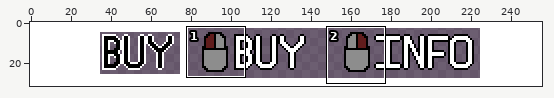
A pixel-art file gets an edit: serious-game-jam/Assets/WIP/UI/ShopClickUI.aseprite. The picture above shows the old version from afar; the outline marks the close-up.
Close-up. Before the edit:
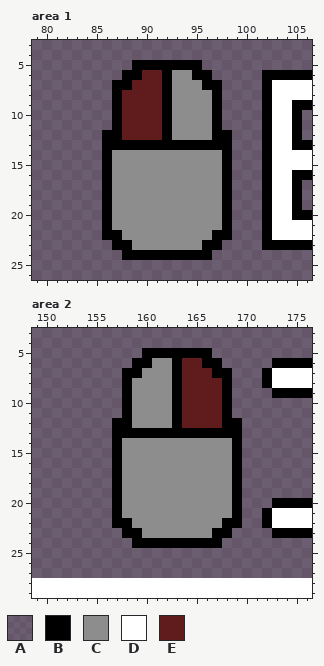
256x32 pixels, 1 frame. Shown: area 1: x 79..106, y 3..26; area 2: x 149..176, y 3..29.
Palette (. is transparent): A #00000072  B #000000  C #8d8d8d  D #ffffff  E #601c1c
New version:
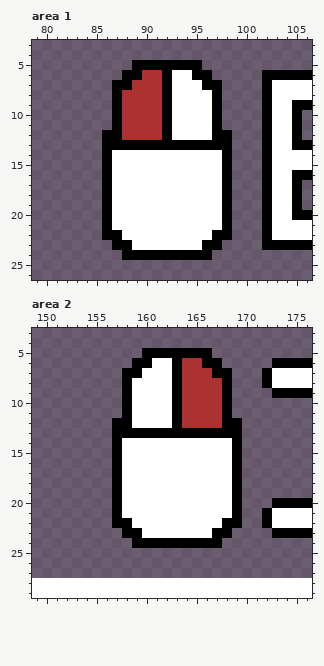
The edit:
colour E: #601c1c -> #ac3232
Area 1:
y 6: x 93..94 CC -> DD
y 7: x 93..95 CCC -> DDD
y 8..12: x 93..96 CCCC -> DDDD
y 14..21: x 87..97 CCCCCCCCCCC -> DDDDDDDDDDD
y 22: x 88..96 CCCCCCCCC -> DDDDDDDDD
y 23: x 89..95 CCCCCCC -> DDDDDDD
Area 2:
y 6: x 161..162 CC -> DD
y 7: x 160..162 CCC -> DDD
y 8..12: x 159..162 CCCC -> DDDD
y 14..21: x 158..168 CCCCCCCCCCC -> DDDDDDDDDDD
y 22: x 159..167 CCCCCCCCC -> DDDDDDDDD
y 23: x 160..166 CCCCCCC -> DDDDDDD
